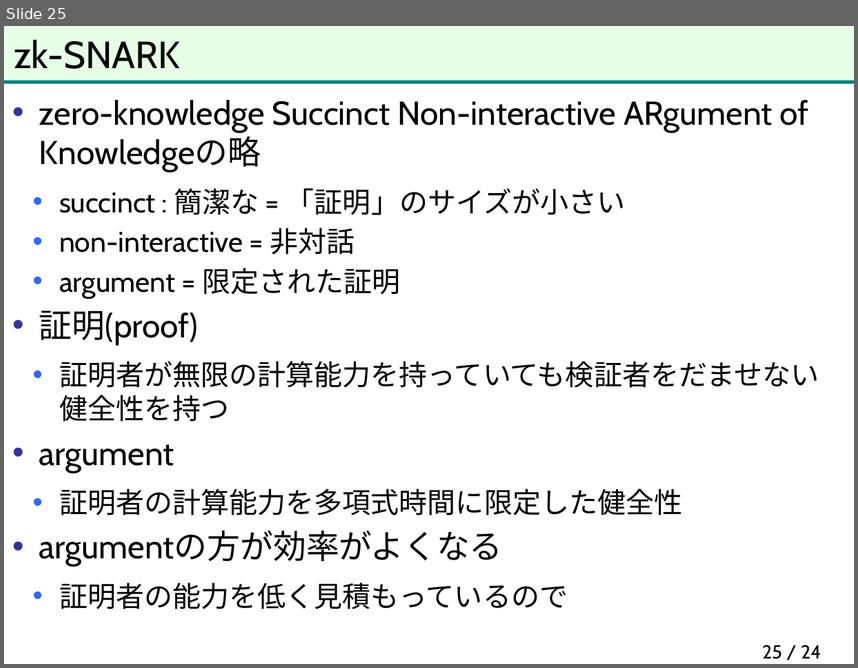
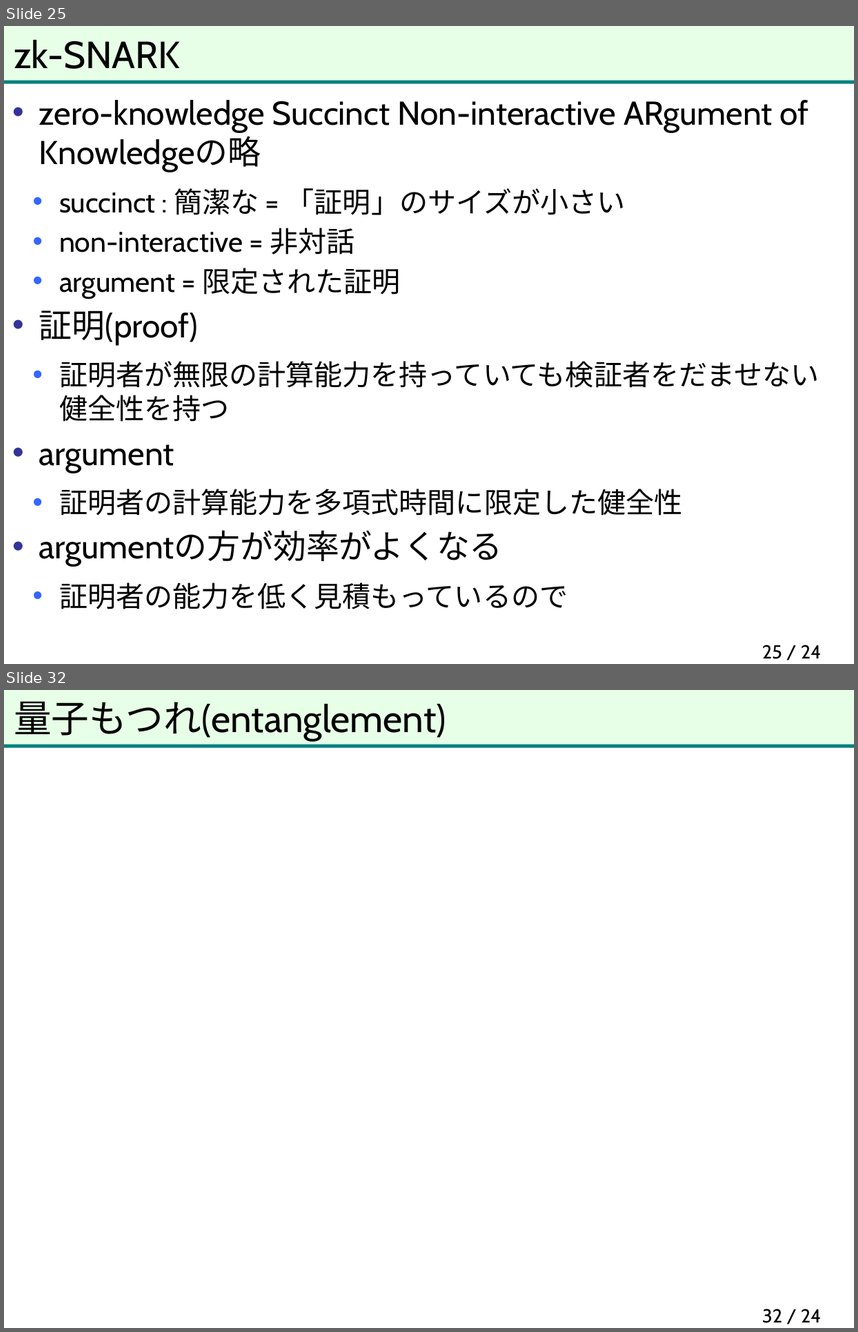
Before and after one commit to herumi/anninbon, a slide deck: lec/anninbon11.pptx. Shown one above the other, each under a label of ours: slide 25 before the commit, slides 25 and 32 after it; the slides between them are not shown. The pictures are 858x668 and 858x1332 pixels, drawn with LibreOffice and Linux fonts; fonts in the diff are those of the drawing; background and template pictures are left out. Boxes give left, top, right and bottom in pixels: in the first picture for what was removed or moved away, otherwise in the second. Text is boxed around its words. In the diff, an @@ line names an element or a change of style, - is before the commit and + after.

```diff
--- a/lec/anninbon11.pptx
+++ b/lec/anninbon11.pptx
@@ slide 32 added at <box>4,690,854,1328</box>, background picture (left out); not listed: 2 template elements that a slide beside it also shows @@
@@ title added at <box>14,701,446,742</box>, 32 pt, text #000000 @@
+量子もつれ(entanglement)
@@ page number added at <box>762,1308,822,1323</box>, 16 pt, text #000000 @@
+32 / 24
```
Also in this commit, not shown: 2 slides changed, 10 other slides added.
